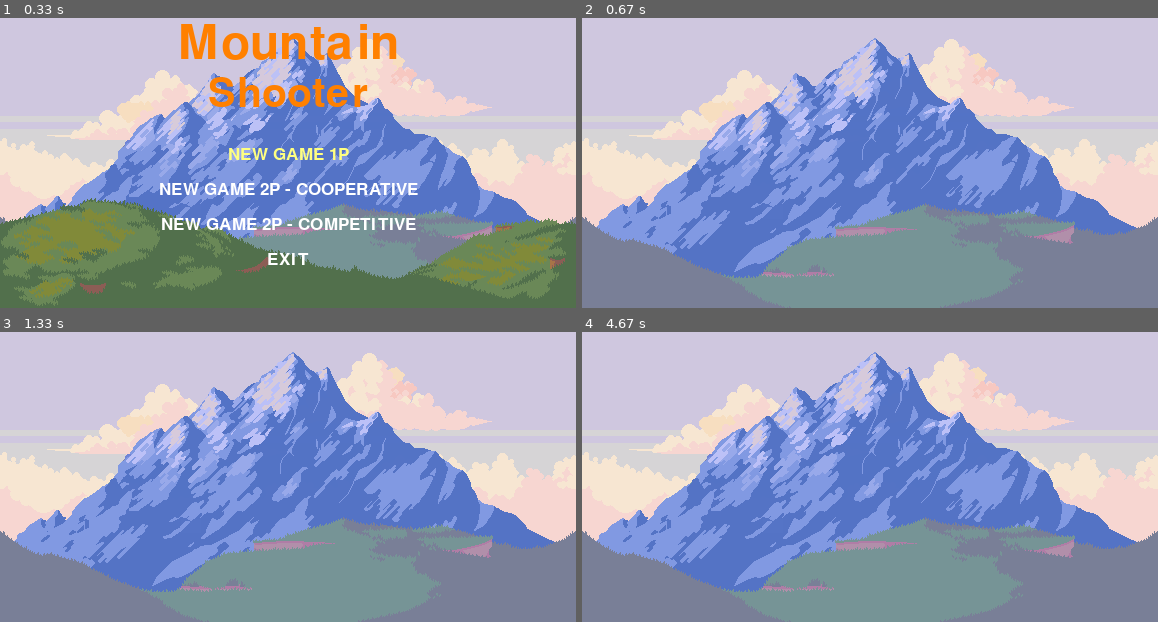
Above: before the commit, frames 1-4 (two rows, left to right).
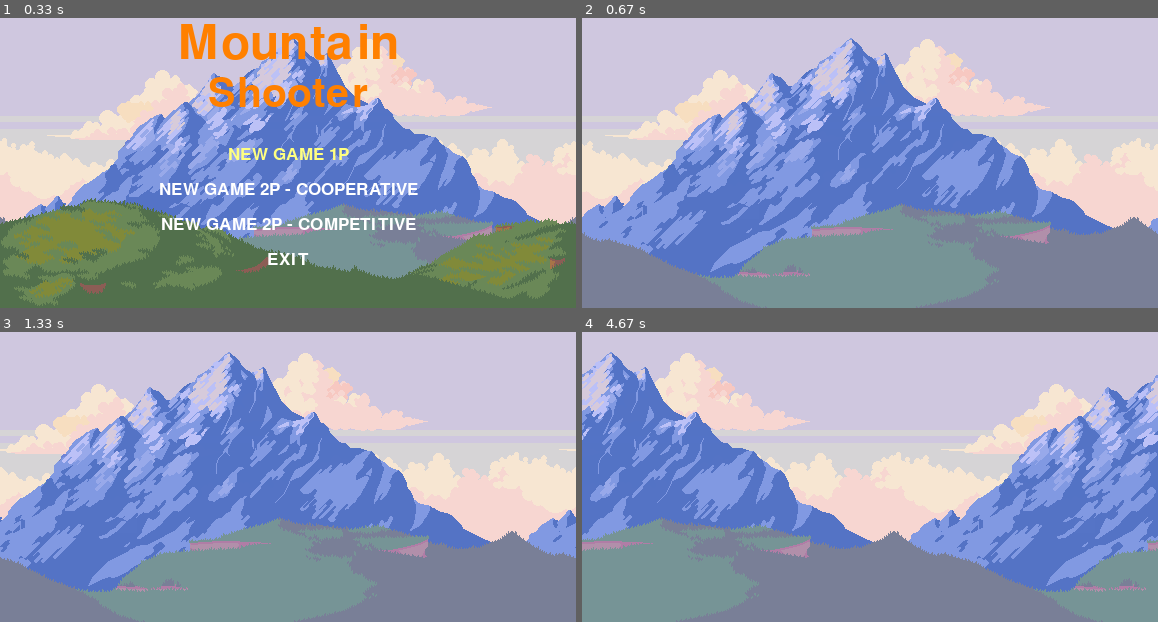
Above: after the commit, the same moments.

Repository: RennanBaccili/PyGameProject
Game: pygame game, started from main.py
Same seed, same stepped clock (60 frames per second), same inputs: the game is played once before the commit and once after it.
Inputs:
- Up to frame 1 (0.33 s): no input
- Up to frame 2 (0.67 s): tap Enter at 0.33 s
- Up to frame 3 (1.33 s): no input
- Up to frame 4 (4.67 s): no input

Frame 1 is identical in both runs. In frame 2, 25% of the frame differs, in the area x 0-100%, y 6-90%; in frame 3, 37%; in frame 4, 54%.

Commit message:
Começando a mover a imagem

Diff:
--- a/code/Background.py
+++ b/code/Background.py
@@ -9,4 +9,5 @@
         super().__init__(name, position)
 
     def move(self):
+        self.rect.centerx -= 1
         pass
--- a/code/Entity.py
+++ b/code/Entity.py
@@ -13,6 +13,6 @@
         self.rect = self.surf.get_rect(left=position[0], top=position[1])
         self.speed = 0
 
-    @abstractmethod
+
     def move(self):
         pass
--- a/code/EntityFactory.py
+++ b/code/EntityFactory.py
@@ -1,6 +1,7 @@
 #!/usr/bin/python
 # -*- coding: utf-8 -*-
 from code.Background import Background
+from code.Const import WIN_W
 
 
 class EntityFactory:
@@ -11,4 +12,5 @@
                 list_bg = []
                 for i in range(1, 5):
                     list_bg.append(Background(f'm1/{i}.png', position))
+                    list_bg.append(Background(f'm1/{i}.png', (WIN_W, 0)))
                 return list_bg
--- a/code/Level.py
+++ b/code/Level.py
@@ -19,5 +19,6 @@
         while True:
             for ent in self.entity_list:
                 self.window.blit(source=ent.surf, dest=ent.rect)
+                ent.move()
             pygame.display.flip()
         pass
